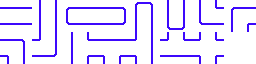
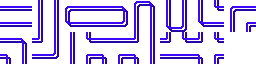
Two versions of the same layered image (256×64). Layer-by-layer changes:
added group "Folder 1" with 2 layers above "Layer 15" over [left=0, top=0, right=256, bottom=64]
added layer "Layer 15 copy" in group "Folder 1" over [left=0, top=0, right=256, bottom=64]
added layer "Layer 15 copy 2" in group "Folder 1" over [left=0, top=0, right=256, bottom=64]
hid "Layer 15" over [left=192, top=32, right=224, bottom=64]
hid "Layer 14" over [left=160, top=32, right=192, bottom=57]
hid "Layer 13" over [left=128, top=32, right=153, bottom=64]
hid "Layer 12" over [left=96, top=40, right=128, bottom=64]
hid "Layer 11" over [left=72, top=32, right=96, bottom=64]
hid "Layer 10" over [left=32, top=32, right=57, bottom=57]
hid "Layer 9" over [left=0, top=40, right=25, bottom=64]
hid "Layer 8" over [left=231, top=7, right=256, bottom=32]
hid "Layer 7" over [left=200, top=0, right=224, bottom=25]
hid "Layer 6" over [left=168, top=0, right=185, bottom=30]
hid "Layer 5" over [left=135, top=2, right=153, bottom=32]
hid "Layer 4" over [left=96, top=8, right=126, bottom=25]
hid "Layer 3" over [left=66, top=7, right=96, bottom=25]
hid "Layer 2" over [left=40, top=0, right=57, bottom=32]
hid "Layer 1" over [left=0, top=8, right=32, bottom=25]
